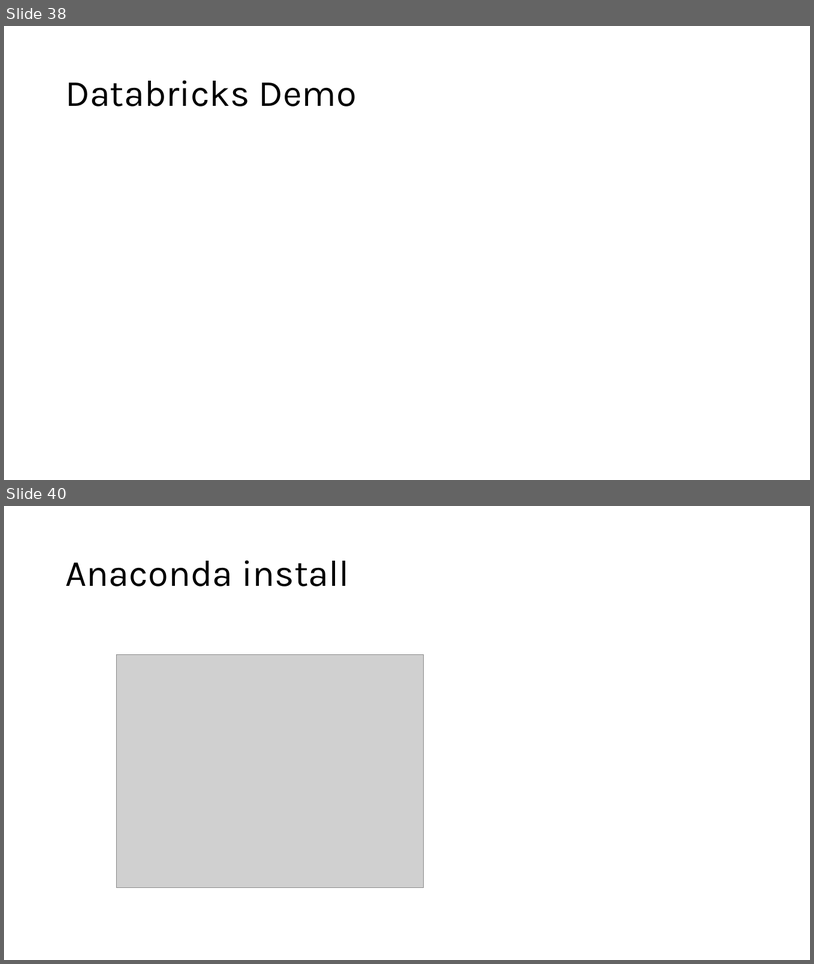
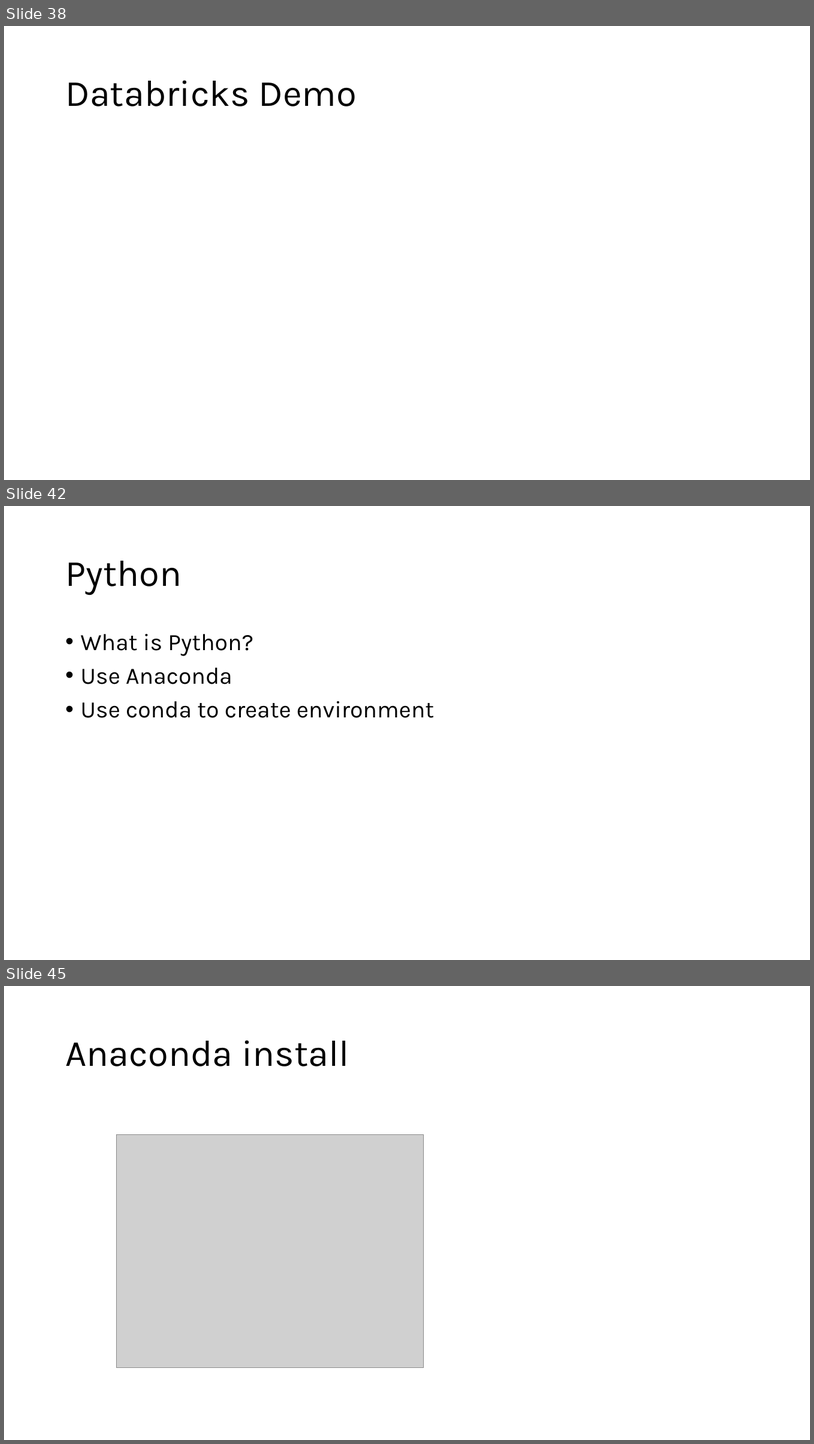
Before and after one commit to phil-a10/Talks, a slide deck: Data Engineering Using Free Tools/Learn Data Engineering For Free.pptx. Shown one above the other, each under a label of ours: slides 38 and 40 before the commit, slides 38, 42 and 45 after it; the slides between them are not shown. The pictures are 814x964 and 814x1444 pixels, drawn with LibreOffice and Linux fonts; fonts in the diff are those of the drawing; grey boxes stand for pictures. Boxes give left, top, right and bottom in pixels: in the first picture for what was removed or moved away, otherwise in the second. Text is boxed around its words. In the diff, an @@ line names an element or a change of style, - is before the commit and + after.

```diff
--- a/Data Engineering Using Free Tools/Learn Data Engineering For Free.pptx
+++ b/Data Engineering Using Free Tools/Learn Data Engineering For Free.pptx
@@ slide 42 added at <box>4,506,810,960</box>, background #FFFFFF @@
@@ title added at <box>65,561,182,595</box>, 44 pt, text #000000 @@
+Python
@@ text added at <box>81,634,434,718</box>, 28 pt, text #000000 @@
+• What is Python?
+• Use Anaconda
+• Use conda to create environment
@@ what was slide 40 is now slide 45 @@
```
Also in this commit, not shown: 4 slides changed, 12 other slides added, 2 other files.
